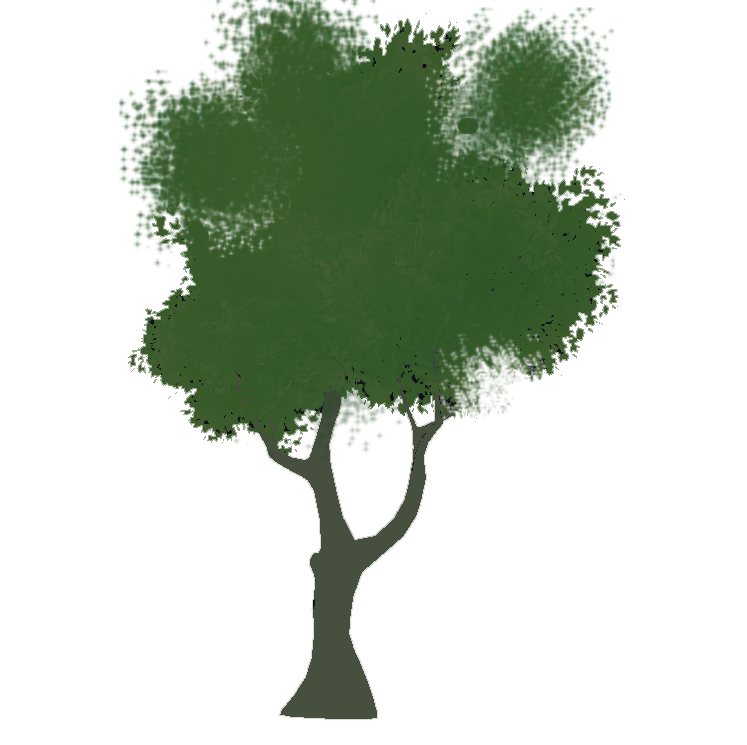
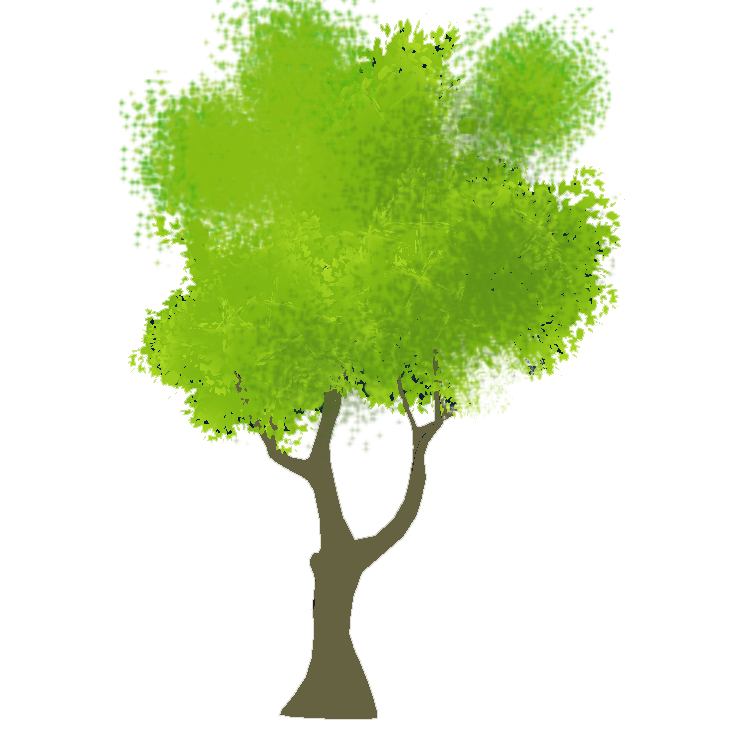
Comparing the layer stacks of the two 747px x 745px images. Changes:
pixels changed over [118,0,625,720] (layer not identified)
